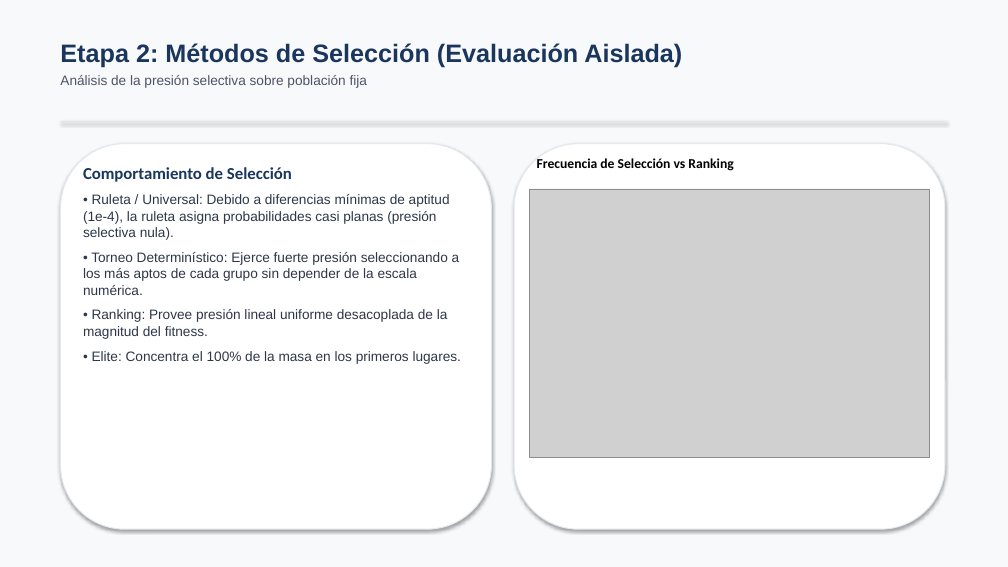
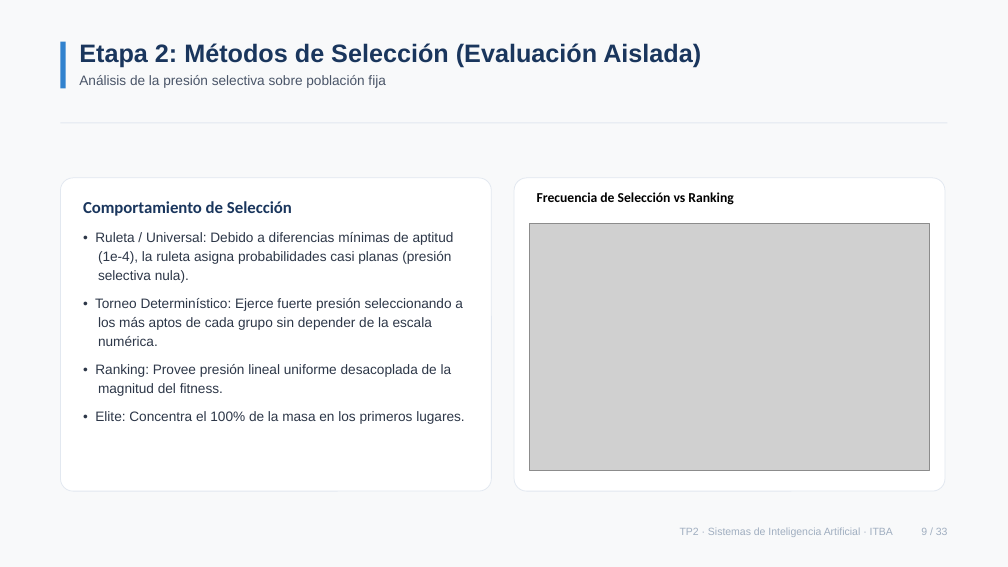
Before and after one commit to cgarros33/sia-tp2, a slide deck: slide 9 of docs/presentacion/presentacion_tp2.pptx. Drawn at 1008x567 pixels with LibreOffice and Linux fonts; fonts in the diff are those of the drawing; grey boxes stand for pictures. Boxes give left, top, right and bottom in pixels: in the first picture for what was removed or moved away, otherwise in the second. Text is boxed around its words. In the diff, an @@ line names an element or a change of style, - is before the commit and + after.

```diff
--- a/docs/presentacion/presentacion_tp2.pptx
+++ b/docs/presentacion/presentacion_tp2.pptx
@@ rectangle at [0, 0, 1008, 567]: shadow off @@
@@ rectangle added at [60, 42, 66, 88], fill #3182CE @@
@@ text "Etapa 2: Métodos de Selección ...": place and size @@
-text "Etapa 2: Métodos de Selección ..." at [60, 43, 682, 88]
+text "Etapa 2: Métodos de Selección ..." at [79, 43, 701, 88]
@@ rectangle at [60, 123, 948, 123]: shadow off @@
@@ rounded rectangle: place and size @@
-rounded rectangle at [60, 144, 492, 529]
+rounded rectangle at [60, 178, 492, 491]
@@ rounded rectangle at [60, 178, 492, 491]: outline #E2E8F0 1 pt to #E2E8F0 0.75 pt; shadow off; proportions changed @@
@@ rounded rectangle at [514, 178, 945, 491]: outline #E2E8F0 1 pt to #E2E8F0 0.75 pt; shadow off; proportions changed @@
@@ rounded rectangle: place and size @@
-rounded rectangle at [514, 144, 945, 529]
+rounded rectangle at [514, 178, 945, 491]
@@ text "Comportamiento de Selección": place and size @@
-text "Comportamiento de Selección" at [83, 167, 461, 364]
+text "Comportamiento de Selección" at [83, 201, 464, 424]
@@ text "Frecuencia de Selección vs Ranking": place and size @@
-text "Frecuencia de Selección vs Ranking" at [537, 158, 733, 171]
+text "Frecuencia de Selección vs Ranking" at [537, 192, 733, 205]
@@ text at [95, 232, 464, 424]: indent changed; line spacing 1 to 1.15; more space between paragraphs @@
@@ picture: place and size @@
-picture at [529, 189, 930, 457]
+picture at [529, 223, 930, 470]
@@ text added at [680, 527, 948, 537], 10 pt, text #A0AEC0 @@
+TP2 · Sistemas de Inteligencia Artificial · ITBA 9 / 33
```
Also in this commit, not shown: 32 other slides changed, 1 other file.
